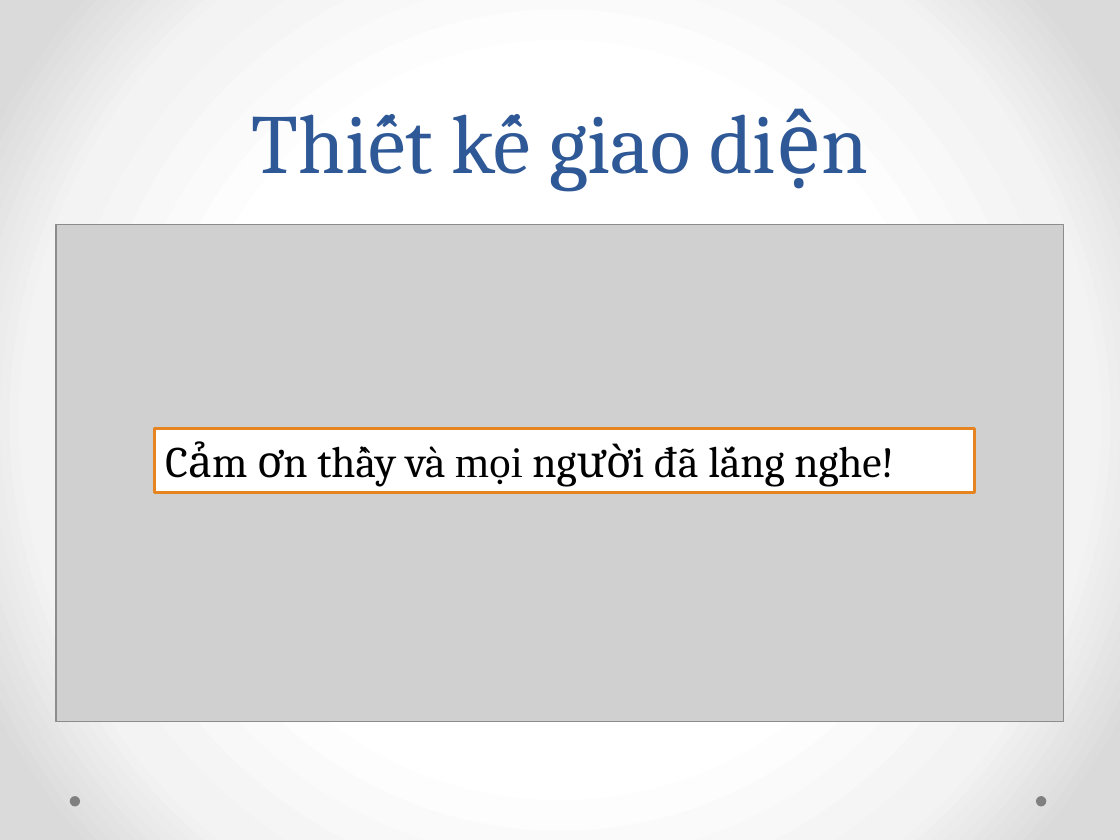
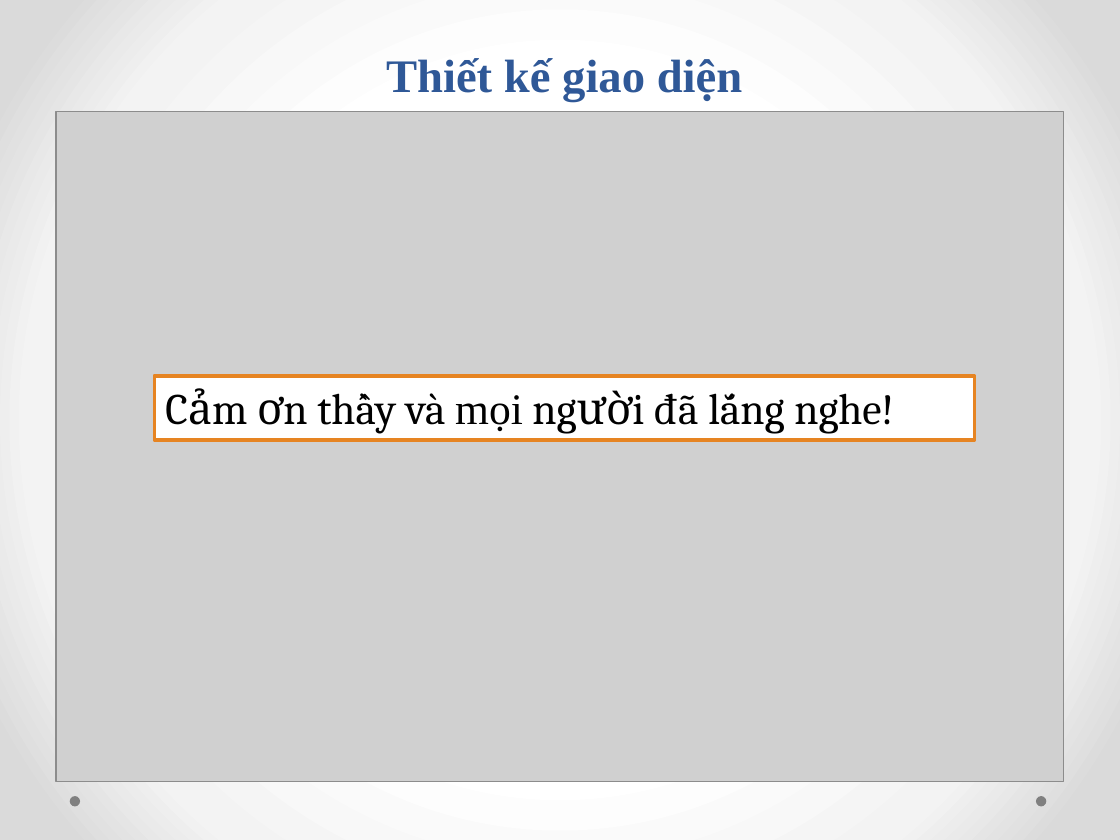
Before and after one commit to ltn290999/hethongthongtin, a slide deck: slide 16 of baocao.pptx. Drawn at 1120x840 pixels with LibreOffice and Linux fonts; fonts in the diff are those of the drawing; grey boxes stand for pictures. Boxes give left, top, right and bottom in pixels: in the first picture for what was removed or moved away, otherwise in the second. Text is boxed around its words. In the diff, an @@ line names an element or a change of style, - is before the commit and + after.

```diff
--- a/baocao.pptx
+++ b/baocao.pptx
@@ title "Thiết kế giao diện" moved from (x1=451, y1=114, x2=691, y2=191) to (x1=386, y1=58, x2=742, y2=102) @@
@@ title "Thiết kế giao diện" at (x1=386, y1=58, x2=742, y2=102): size 54 to 30 pt, font Cambria to Times New Roman, bold on @@
@@ picture resized from (x1=56, y1=224, x2=1064, y2=721) to (x1=56, y1=111, x2=1064, y2=781) @@
@@ rectangle "Cảm ơn thầy và mọi ..." moved from (x1=155, y1=428, x2=974, y2=492) to (x1=155, y1=376, x2=974, y2=440) @@
```
Also in this commit, not shown: 6 other slides changed, 1 other file.
